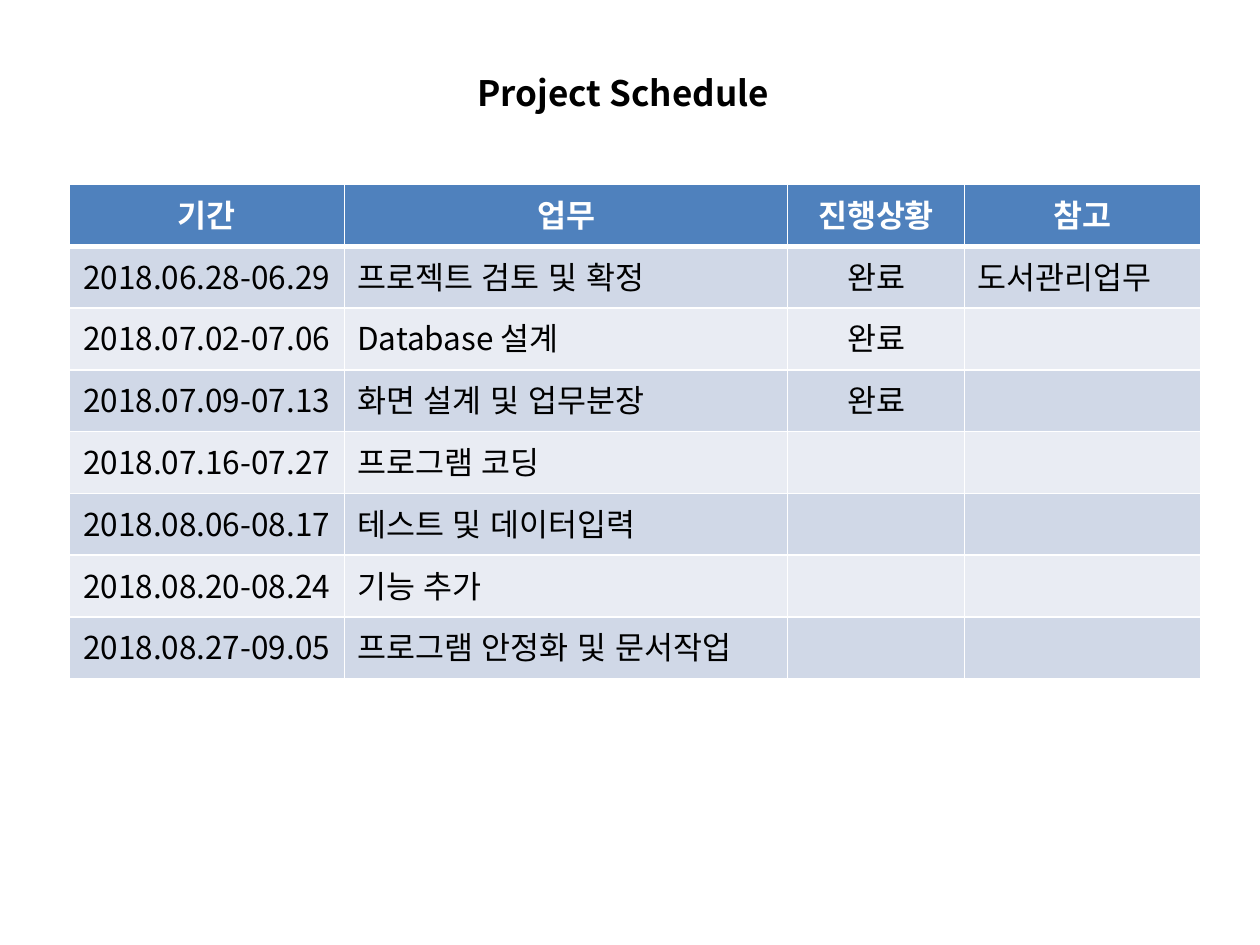
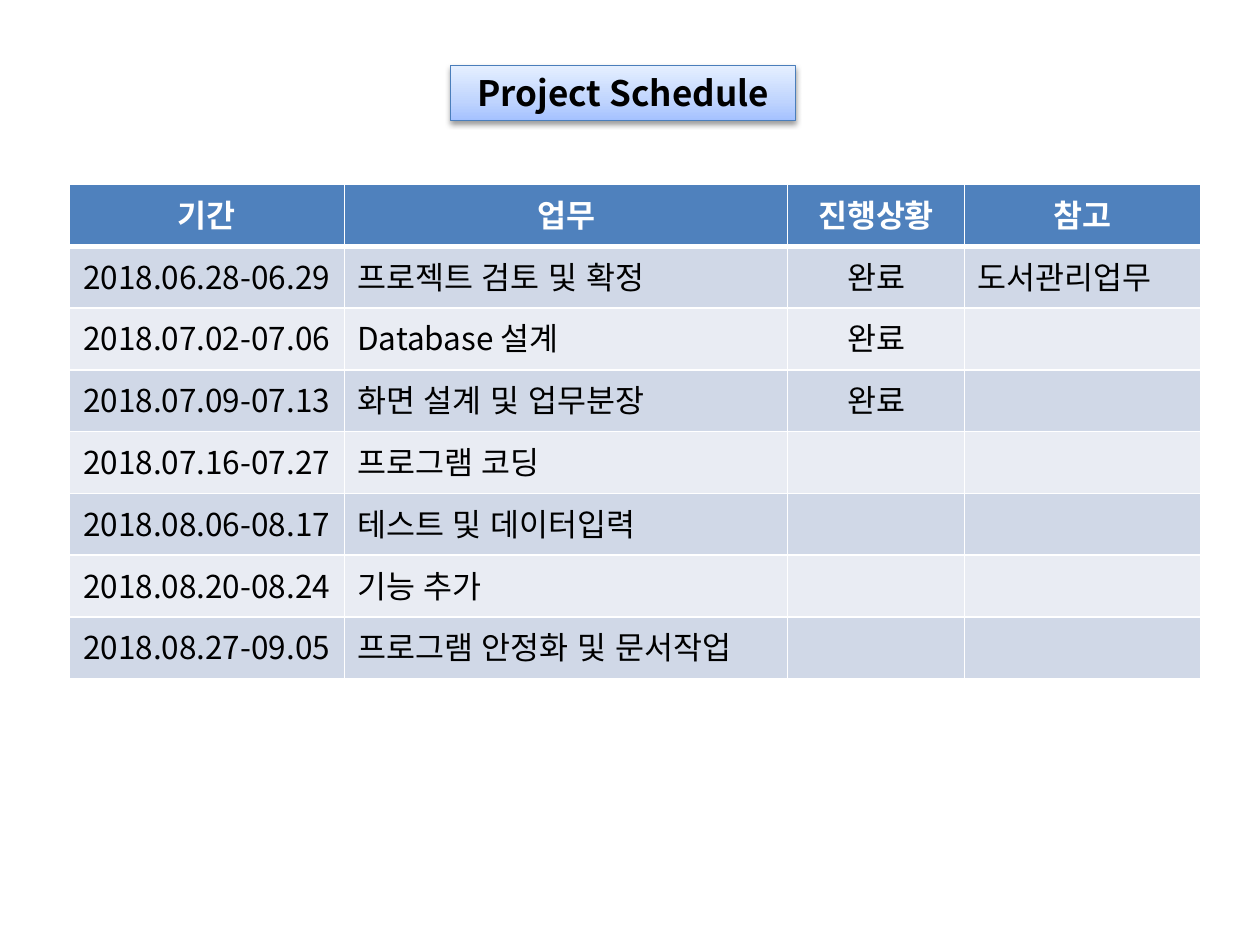
Before and after one commit to ppoyang/DreamLibrary, a slide deck: slide 3 of DreamLibrary.pptx. Drawn at 1260x945 pixels with LibreOffice and Linux fonts; fonts in the diff are those of the drawing. Boxes give left, top, right and bottom in pixels: in the first picture for what was removed or moved away, otherwise in the second. Text is boxed around its words. In the diff, an @@ line names an element or a change of style, - is before the commit and + after.

```diff
--- a/DreamLibrary.pptx
+++ b/DreamLibrary.pptx
@@ rectangle "Project Schedule": place and size @@
-rectangle "Project Schedule" at [477, 77, 768, 114]
+rectangle "Project Schedule" at [451, 66, 795, 121]
@@ rectangle "Project Schedule" at [451, 66, 795, 121]: fill none to gradient #A4C4FF to #BFD4FF to #E6EEFF; outline none to #4B7EBC 0.75 pt; shadow on @@
```
Also in this commit, not shown: 2 other slides changed, 5 slides added, 1 other file.
